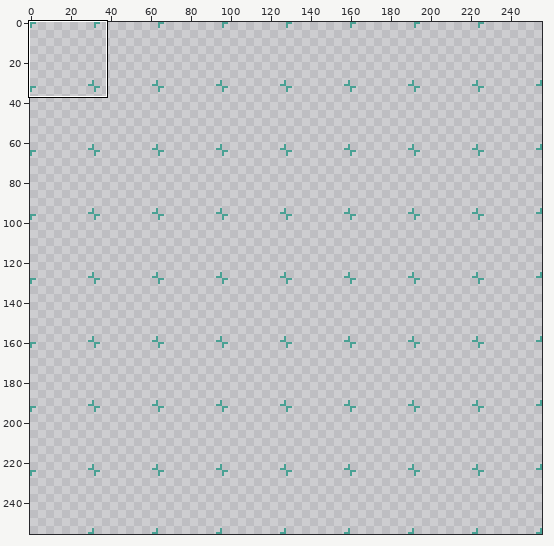
Edited in one commit: sprite sheet (src/main/resources/textures/mob/foster.png). Above, an overview of the earlier version with the close-up marked.
Close-up. As it was:
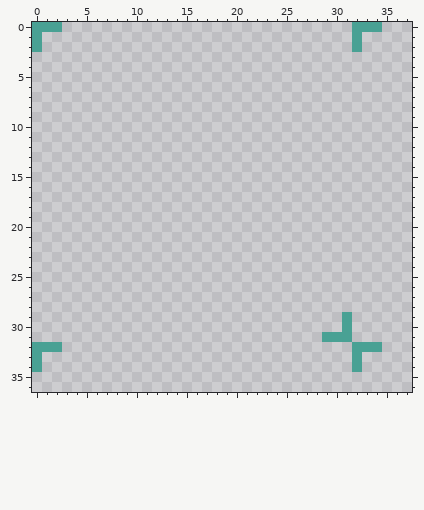
The file is 256x256 pixels. Shown: x 0..37, y 0..36.
Once edited:
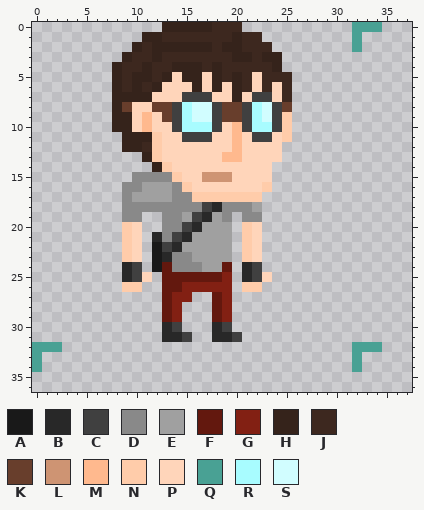
Palette (. is transparent): A #191919  B #282828  C #404040  D #898989  E #a0a0a0  F #63180e  G #822013  H #35231b  J #3d281f  K #683e2c  L #ce9473  M #ffb98e  N #ffccaa  P #ffd5ba  Q #49a194  R #a8fcff  S #d1fdff
Diff:
y 0: x 0..2 QQQ -> ...; x 13..20 ........ -> HHHHHJJJ
y 1: x 0 Q -> .; x 11..22 ............ -> HHJJJJJJJHJJ
y 2: x 0 Q -> .; x 10..23 .............. -> HJHHHHHHJHHJJJ
y 3: x 9..24 ................ -> HJJHJJJJJJJHHJHH
y 4: x 8..24 ................. -> HJJHJJHHHJHJJJJJH
y 5: x 8..25 .................. -> HJHHJHPHHPHJHJPJJJ
y 6: x 8..25 .................. -> HJHJHPPPHPHPHJPJPJ
y 7: x 8..25 .................. -> HHHHPPPCCCPPHPCCPJ
y 8: x 8..25 .................. -> HKPPKKCRSSCKKCRSCK
y 9: x 8..25 .................. -> HHPMPKCRSSCKKCRSCN
y 10: x 8..25 .................. -> HHPMPPCRRRCPMCRRCN
y 11: x 9..25 ................. -> HHHNPPCCCPPMPCCPN
y 12: x 9..24 ................ -> HHJNPPPPPPPMPPPP
y 13: x 11..24 .............. -> HNPPPPPPMMPPPP
y 14: x 12..23 ............ -> HNPPPPPPPPPP
y 15: x 10..23 .............. -> DDDDNPPLLLPPPP
y 16: x 9..23 ............... -> DDEEEDNPPPPPPPN
y 17: x 9..22 .............. -> DEEEEDDNNNNNNN
y 18: x 9..22 .............. -> DDDDDDDDCBDDDE
y 19: x 9..10 .. -> DD; x 13..19 ....... -> DDECBED; x 21..22 .. -> DD
y 20: x 9..10 .. -> NP; x 13..19 ....... -> DDCBEEE; x 21..22 .. -> NP
y 21: x 9..10 .. -> NP; x 12..19 ........ -> BDCBEEEE; x 21..22 .. -> NP
y 22: x 9..10 .. -> NP; x 12..19 ........ -> ACBEEEEE; x 21..22 .. -> NP
y 23: x 9..10 .. -> NP; x 12..19 ........ -> ABDDEEEE; x 21..22 .. -> NP
y 24: x 9..10 .. -> BC; x 12..19 ........ -> AFDDDEEF; x 21..22 .. -> BC
y 25: x 9..11 ... -> BCP; x 13..19 ....... -> FFFFFFG; x 21..23 ... -> BCP
y 26: x 9..10 .. -> NN; x 13..19 ....... -> FFGGGGG; x 21..22 .. -> NN
y 27: x 13..15 ... -> FGG; x 18..19 .. -> FG
y 28: x 13..14 .. -> FG; x 18..19 .. -> FG
y 29: x 13..14 .. -> FG; x 18..19 .. -> FG; x 31 Q -> .
y 30: x 13..14 .. -> BC; x 18..19 .. -> BC; x 31 Q -> .
y 31: x 13..15 ... -> BBC; x 18..20 ... -> BBC; x 29..31 QQQ -> ...
Where, in picture pixels (left, top, right, bottom), the same in both close-ups:
erased: (32, 22, 62, 52)
added: (112, 22, 292, 342)
erased: (322, 312, 352, 342)
